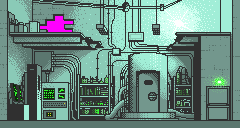
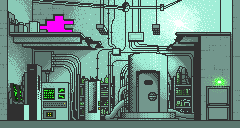
Layered file, before and after one edit (240x128). Changes by layer:
painted on "dessin-trait" over [84, 80, 103, 120]
painted on "couleur" over [78, 75, 110, 120]
